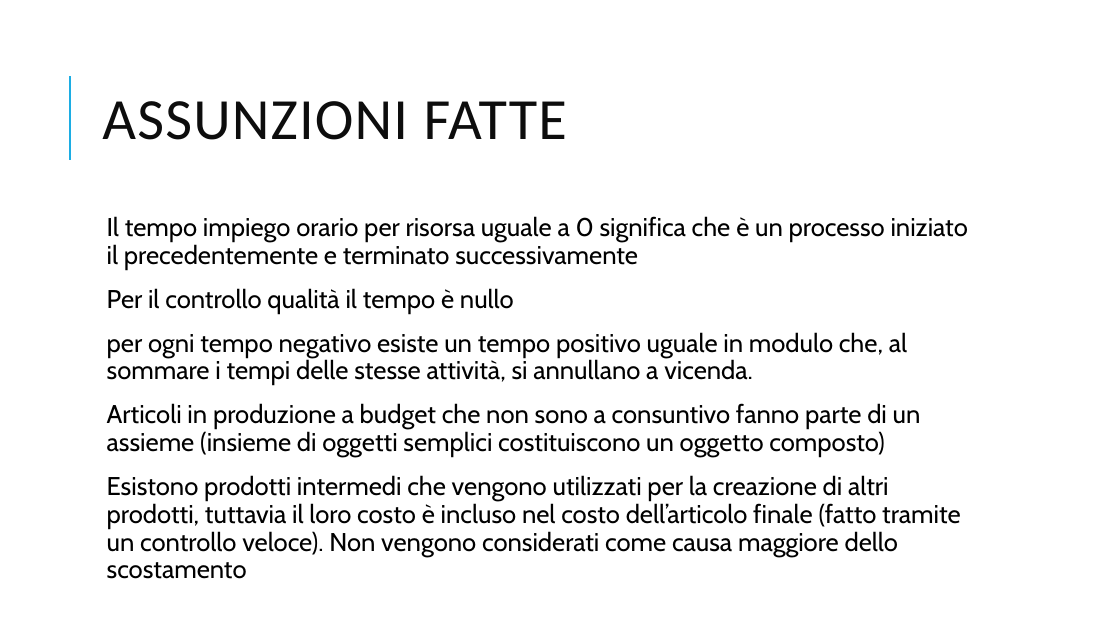
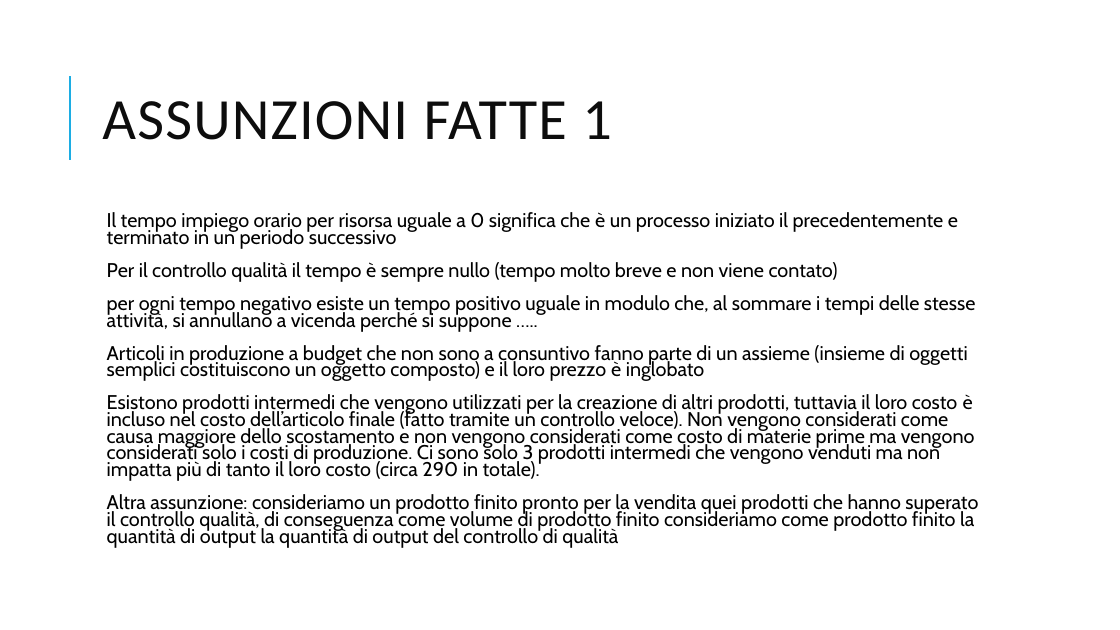
Before and after one commit to VinciGit00/SCGProject, a slide deck: slide 5 of Document/PresentazioneProgetto.pptx. Drawn at 1120x630 pixels with LibreOffice and Linux fonts; fonts in the diff are those of the drawing. Boxes give left, top, right and bottom in pixels: in the first picture for what was removed or moved away, otherwise in the second. Text is boxed around its words. In the diff, an @@ line names an element or a change of style, - is before the commit and + after.

```diff
--- a/Document/PresentazioneProgetto.pptx
+++ b/Document/PresentazioneProgetto.pptx
@@ title at [102,101,612,140]: text changed @@
-ASSUNZIONI FATTE
+ASSUNZIONI FATTE 1
@@ text at [107,212,978,548]: text changed; size 22 to 17.1 pt @@
-  Il tempo impiego orario per risorsa uguale a 0 significa che è un processo iniziato il precedentemente e terminato successivamente
-  Per il controllo qualità il tempo è nullo
-  per ogni tempo negativo esiste un tempo positivo uguale in modulo che, al sommare i tempi delle stesse attività, si annullano a vicenda.
-  Articoli in produzione a budget che non sono a consuntivo fanno parte di un assieme (insieme di oggetti semplici costituiscono un oggetto composto)
-  Esistono prodotti intermedi che vengono utilizzati per la creazione di altri prodotti, tuttavia il loro costo è incluso nel costo dell’articolo finale (fatto tramite un controllo veloce). Non vengono considerati come causa maggiore dello scostamento
+  Il tempo impiego orario per risorsa uguale a 0 significa che è un processo iniziato il precedentemente e terminato in un periodo successivo
+  Per il controllo qualità il tempo è sempre nullo (tempo molto breve e non viene contato)
+  per ogni tempo negativo esiste un tempo positivo uguale in modulo che, al sommare i tempi delle stesse attività, si annullano a vicenda perché si suppone …..
+  Articoli in produzione a budget che non sono a consuntivo fanno parte di un assieme (insieme di oggetti semplici costituiscono un oggetto composto) e il loro prezzo è inglobato
+  Esistono prodotti intermedi che vengono utilizzati per la creazione di altri prodotti, tuttavia il loro costo è incluso nel costo dell’articolo finale (fatto tramite un controllo veloce). Non vengono considerati come causa maggiore dello scostamento e non vengono considerati come costo di materie prime ma vengono considerati solo i costi di produzione. Ci sono solo 3 prodotti intermedi che vengono venduti ma non impatta più di tanto il loro costo (circa 290 in totale).
+  Altra assunzione: consideriamo un prodotto finito pronto per la vendita quei prodotti che hanno superato il controllo qualità, di conseguenza come volume di prodotto finito consideriamo come prodotto finito la quantità di output la quantità di output del controllo di qualità
```
Also in this commit, not shown: 1 slide added, 30 other files.
